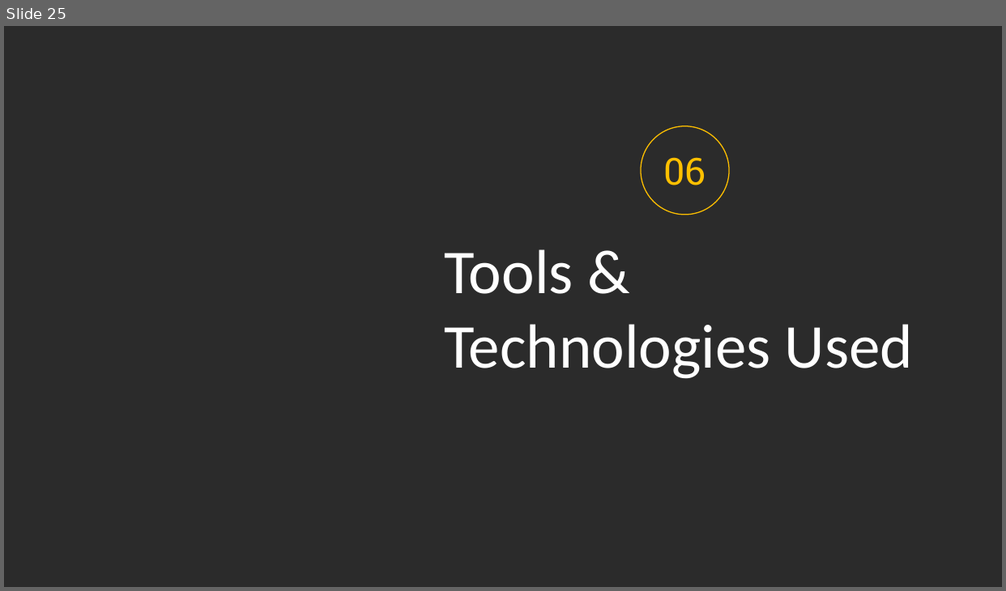
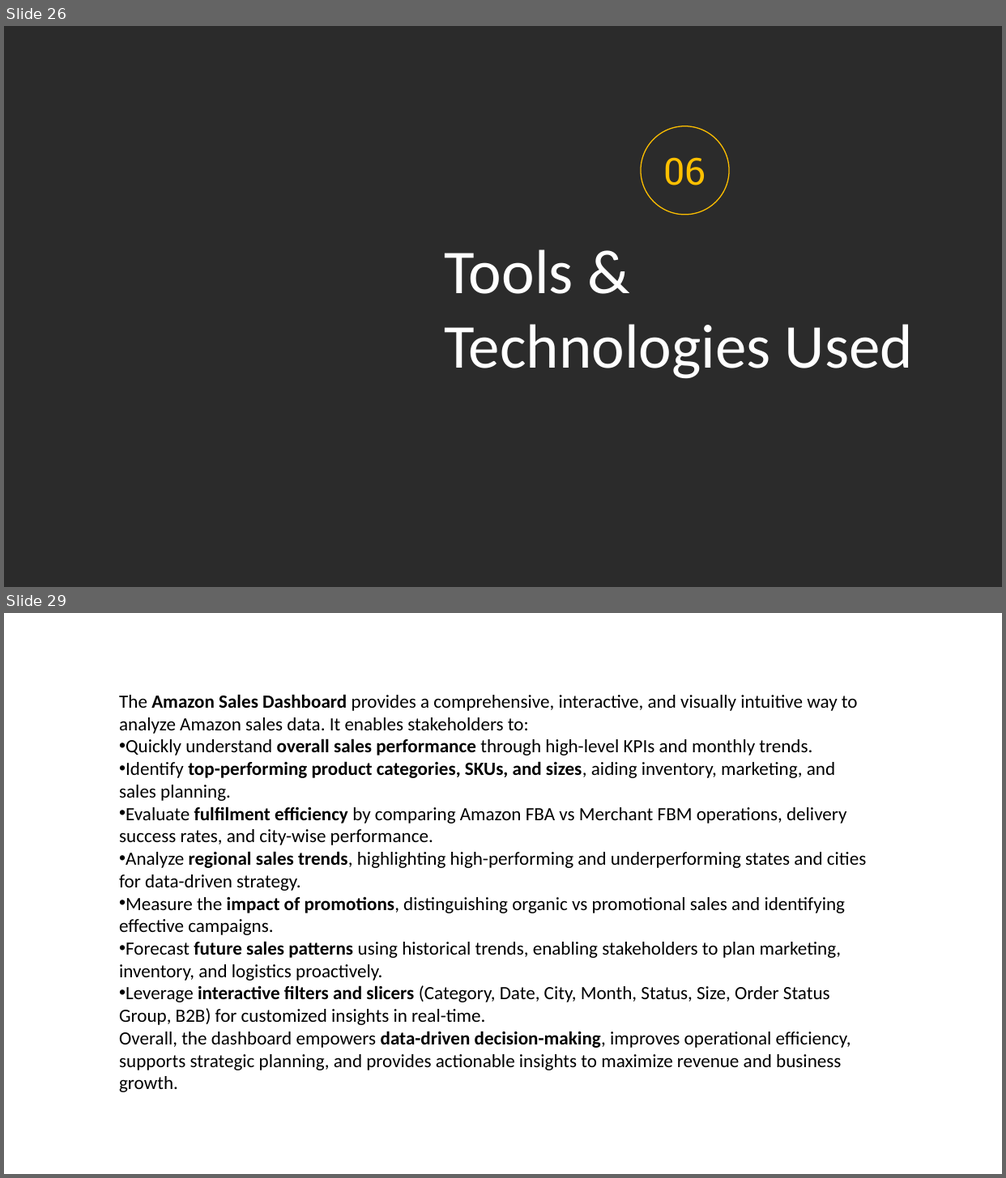
Before and after one commit to prafullwahatule/BI-Amazon-Sale-Report, a slide deck: Report/Amazon Sales Report.pptx. Shown one above the other, each under a label of ours: slide 25 before the commit, slides 26 and 29 after it; the slides between them are not shown. The pictures are 1006x591 and 1006x1178 pixels, drawn with LibreOffice and Linux fonts; fonts in the diff are those of the drawing; background and template pictures are left out; a plain dark background stands for a picture behind light text. Boxes give left, top, right and bottom in pixels: in the first picture for what was removed or moved away, otherwise in the second. Text is boxed around its words. In the diff, an @@ line names an element or a change of style, - is before the commit and + after.

```diff
--- a/Report/Amazon Sales Report.pptx
+++ b/Report/Amazon Sales Report.pptx
@@ slide 29 added at (4, 613, 1002, 1174), background picture (left out) @@
@@ text added at (119, 694, 866, 1093), 18 pt, text #000000 @@
+The Amazon Sales Dashboard provides a comprehensive, interactive, and visually intuitive way to analyze Amazon sales data. It enables stakeholders to:
+• Quickly understand overall sales performance through high-level KPIs and monthly trends.
+• Identify top-performing product categories, SKUs, and sizes, aiding inventory, marketing, and sales planning.
+• Evaluate fulfilment efficiency by comparing Amazon FBA vs Merchant FBM operations, delivery success rates, and city-wise performance.
+• Analyze regional sales trends, highlighting high-performing and underperforming states and cities for data-driven strategy.
+• Measure the impact of promotions, distinguishing organic vs promotional sales and identifying effective campaigns.
+• Forecast future sales patterns using historical trends, enabling stakeholders to plan marketing, inventory, and logistics proactively.
+• Leverage interactive filters and slicers (Category, Date, City, Month, Status, Size, Order Status Group, B2B) for customized insights in real-time.
+Overall, the dashboard empowers data-driven decision-making, improves operational efficiency, supports strategic planning, and provides actionable insights to maximize revenue and business growth.
@@ what was slide 25 is now slide 26 @@
```
Also in this commit, not shown: 2 slides changed, 3 other slides added, 4 slides removed.
